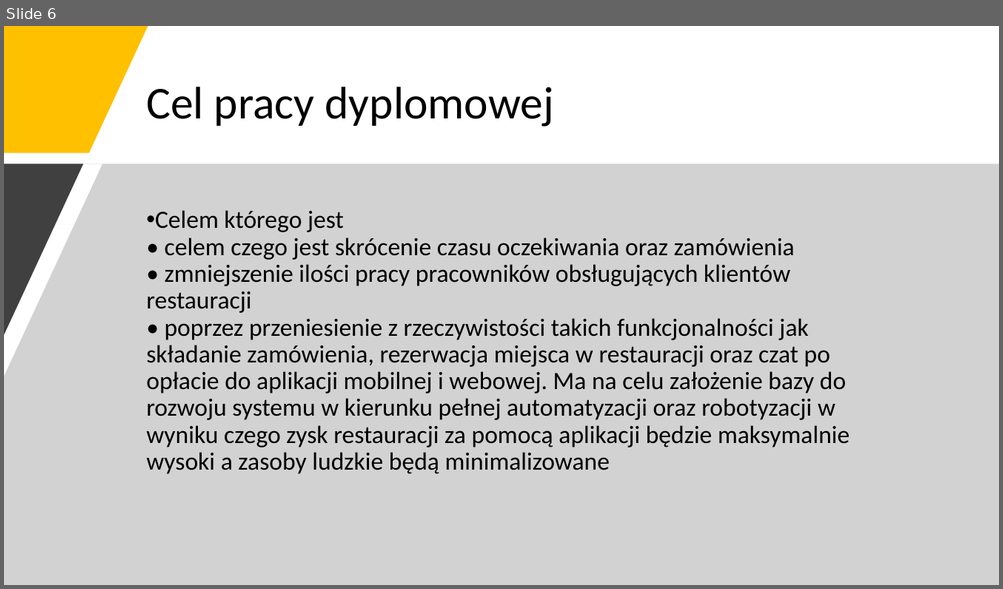
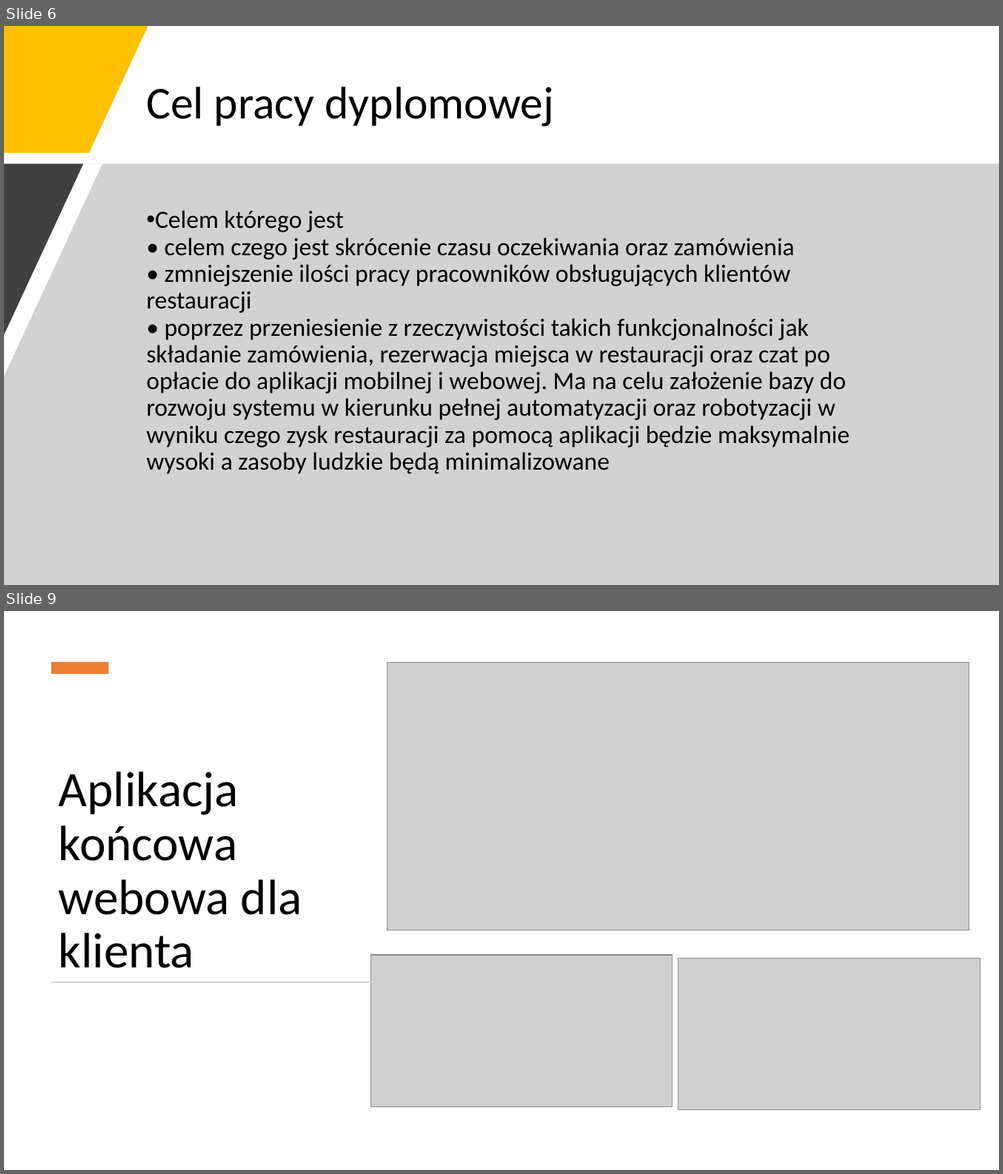
Before and after one commit to yurii-shchehliuk/ECommerce-Restaurant, a slide deck: PRACA DYPLOMOWA INŻYNIERSKA.pptx. Shown one above the other, each under a label of ours: slide 6 before the commit, slides 6 and 9 after it; the slides between them are not shown. The pictures are 1003x589 and 1003x1174 pixels, drawn with LibreOffice and Linux fonts; fonts in the diff are those of the drawing; grey boxes stand for pictures. Boxes give left, top, right and bottom in pixels: in the first picture for what was removed or moved away, otherwise in the second. Text is boxed around its words. In the diff, an @@ line names an element or a change of style, - is before the commit and + after.

```diff
--- a/PRACA DYPLOMOWA INŻYNIERSKA.pptx
+++ b/PRACA DYPLOMOWA INŻYNIERSKA.pptx
@@ slide 9 added at (4, 611, 999, 1170), background #FFFFFF @@
@@ rectangle added at (51, 662, 109, 674), fill #ED7D31 @@
@@ picture added at (387, 663, 969, 931) @@
@@ title added at (59, 772, 302, 968), 48 pt, text #000000 @@
+Aplikacja końcowa
+webowa dla klienta
@@ picture added at (370, 955, 672, 1107) @@
@@ picture added at (677, 959, 980, 1111) @@
@@ rectangle added at (51, 982, 379, 983), fill #D5D5D5 @@
```
Also in this commit, not shown: 1 slide changed, 7 other slides added, 5 slides removed, 3 other files.
